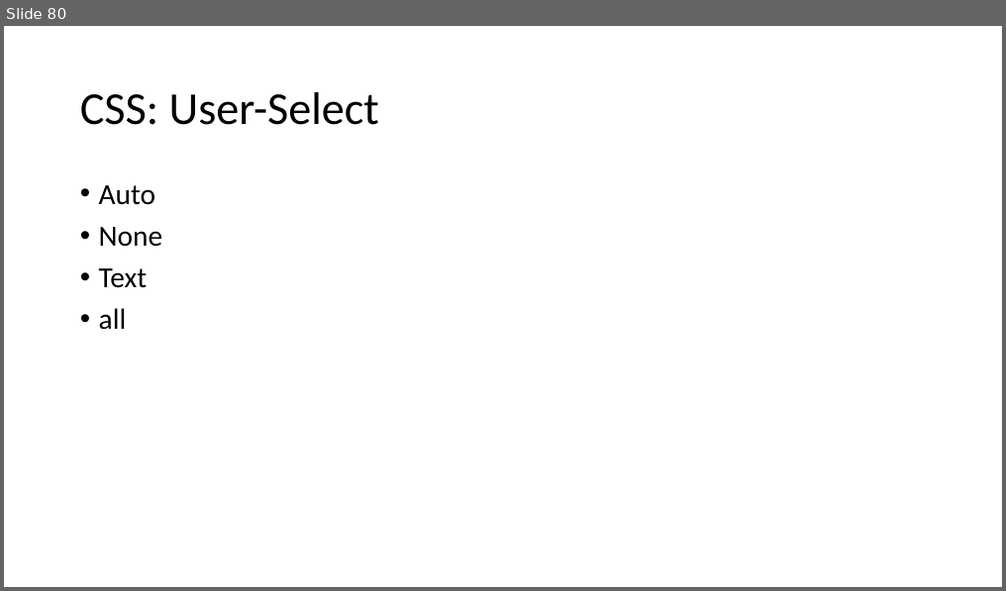
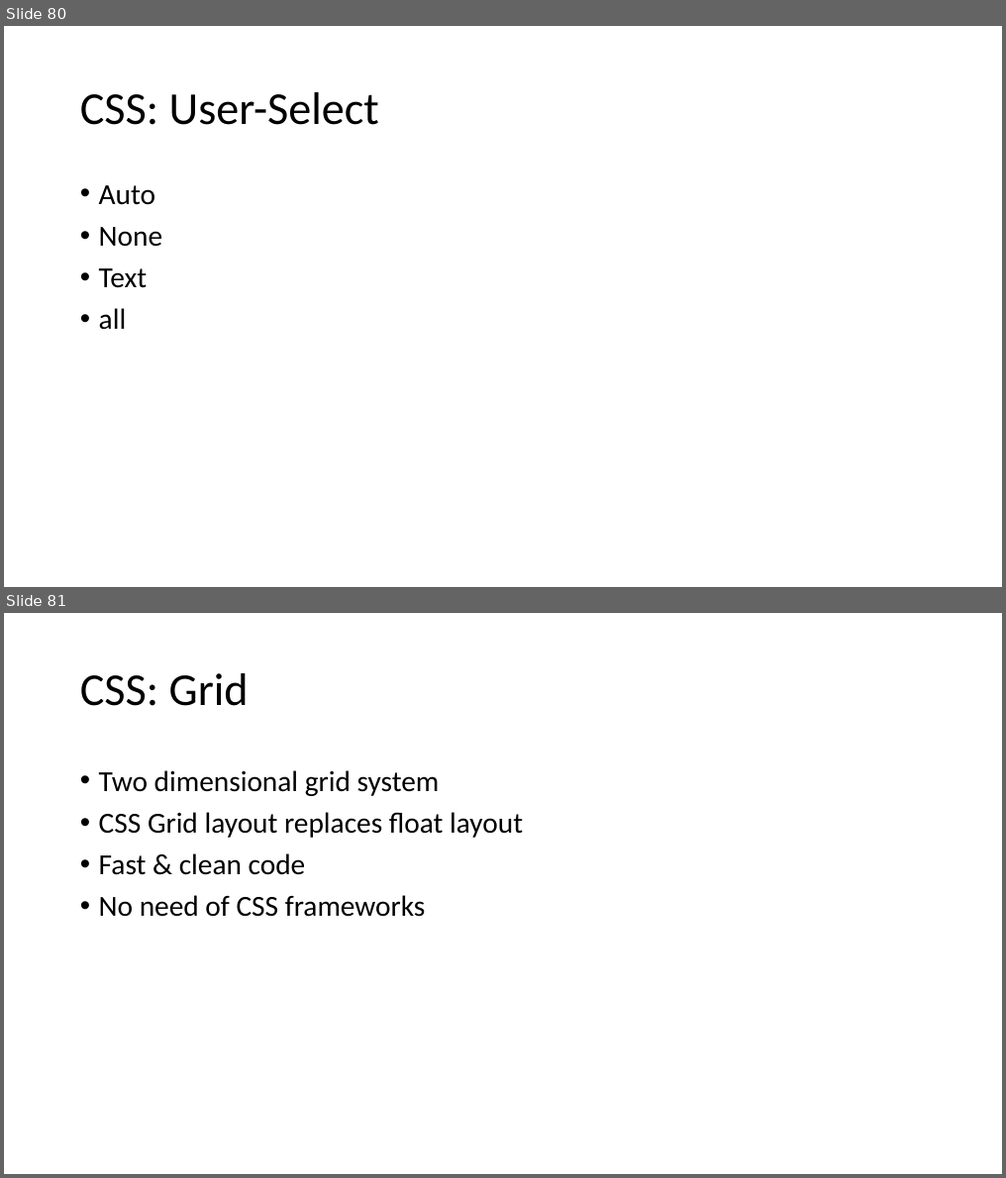
Before and after one commit to PiyushChaturvedii/Batch04, a slide deck: CSS.pptx. Shown one above the other, each under a label of ours: slide 80 before the commit, slides 80 and 81 after it. The pictures are 1006x591 and 1006x1178 pixels, drawn with LibreOffice and Linux fonts; fonts in the diff are those of the drawing. Boxes give left, top, right and bottom in pixels: in the first picture for what was removed or moved away, otherwise in the second. Text is boxed around its words. In the diff, an @@ line names an element or a change of style, - is before the commit and + after.

```diff
--- a/CSS.pptx
+++ b/CSS.pptx
@@ slide 81 added at [4, 613, 1002, 1174], background #FFFFFF @@
@@ title added at [80, 673, 249, 706], 44 pt, text #000000 @@
+CSS: Grid
@@ text added at [99, 770, 523, 917], 28 pt, text #000000 @@
+• Two dimensional grid system
+• CSS Grid layout replaces float layout
+• Fast & clean code
+• No need of CSS frameworks
```
Also in this commit, not shown: 3 other slides added, 2 other files.
